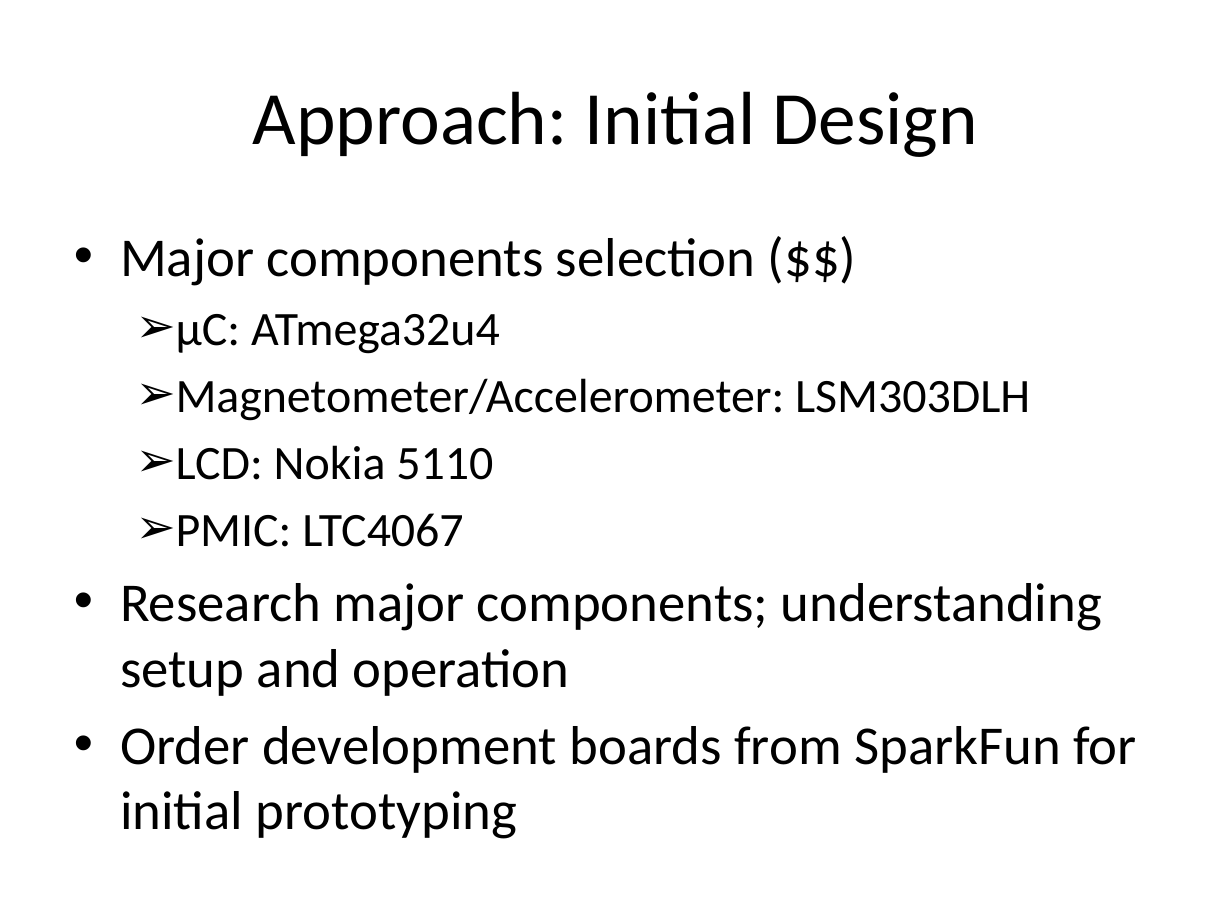
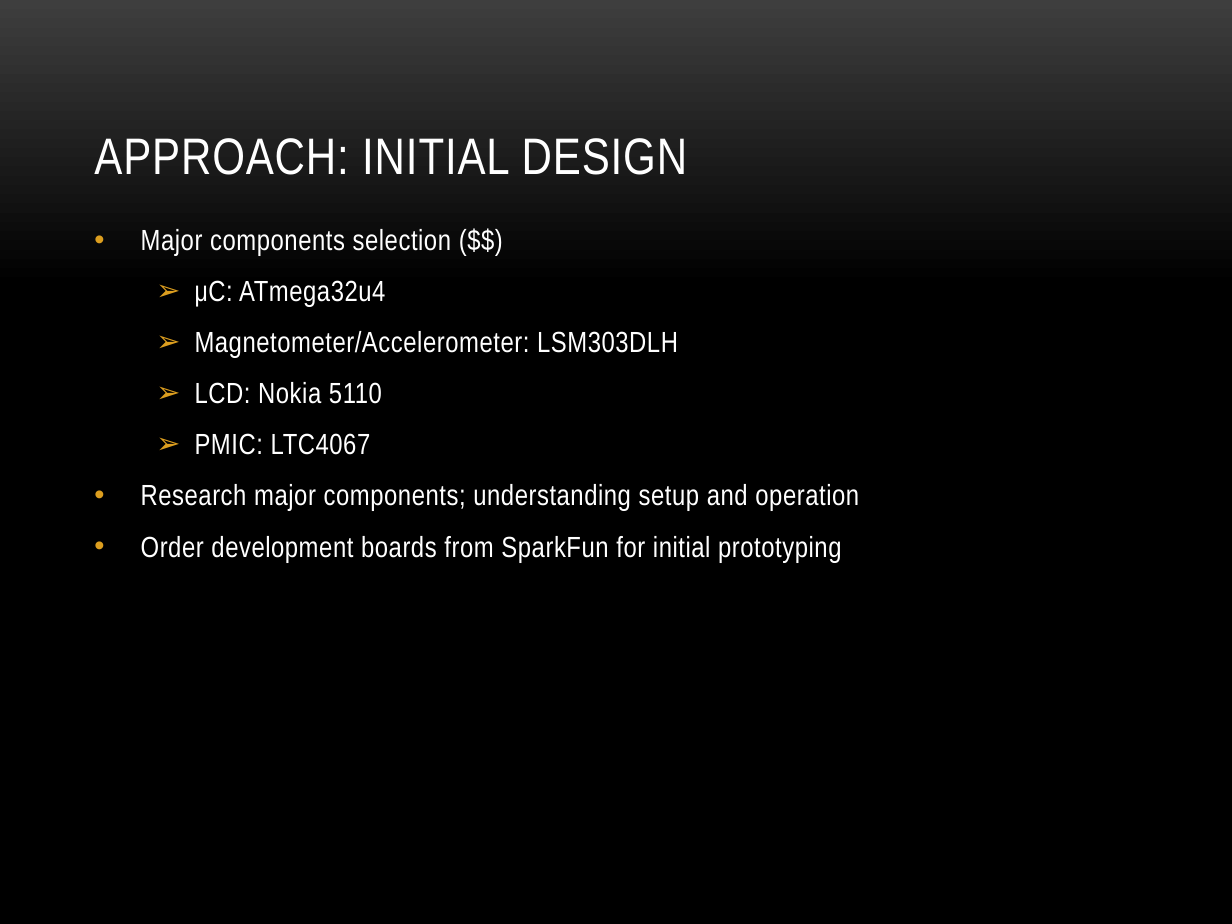
Before and after one commit to dosferatu/electronic-compass, a slide deck: slide 9 of Documentation/Project Documentation/Project Presentation.pptx. Drawn at 1232x924 pixels with LibreOffice and Linux fonts; fonts in the diff are those of the drawing; background and template pictures are left out. Boxes give left, top, right and bottom in pixels: in the first picture for what was removed or moved away, otherwise in the second. Text is boxed around its words. In the diff, an @@ line names an element or a change of style, - is before the commit and + after.

```diff
--- a/Documentation/Project Documentation/Project Presentation.pptx
+++ b/Documentation/Project Documentation/Project Presentation.pptx
@@ background #FFFFFF to picture (left out) @@
@@ title "APPROACH: INITIAL DESIGN" at [94, 138, 687, 175]: vertical alignment middle to bottom @@
@@ title at [94, 138, 687, 175]: text changed; size 44 to 30 pt; font Calibri to Arial Narrow; text colour #000000 to #FFFFFF @@
-Approach: Initial Design
+APPROACH: INITIAL DESIGN
@@ text "Major components selection ($$)": place and size @@
-text "Major components selection ($$)" at [120, 238, 1136, 839]
+text "Major components selection ($$)" at [141, 229, 859, 562]
@@ text "Major components selection ($$)" at [141, 229, 859, 562]: size 32 to 17 pt in "Major components selection ($$)", "Research major components; understanding setup and operation", "Order development boards from SparkFun for initial ..."; font Calibri to Arial Narrow, text colour #000000 to #FFFFFF, letter spacing 0 to 0.3 pt; size 28 to 17 pt in "μC: ATmega32u4", "Magnetometer/Accelerometer: LSM303DLH", "LCD: Nokia 5110", "PMIC: LTC4067"; more space between paragraphs @@
```
Also in this commit, not shown: 24 other slides changed, 2 slides added, 1 slide removed, 2 other files.
